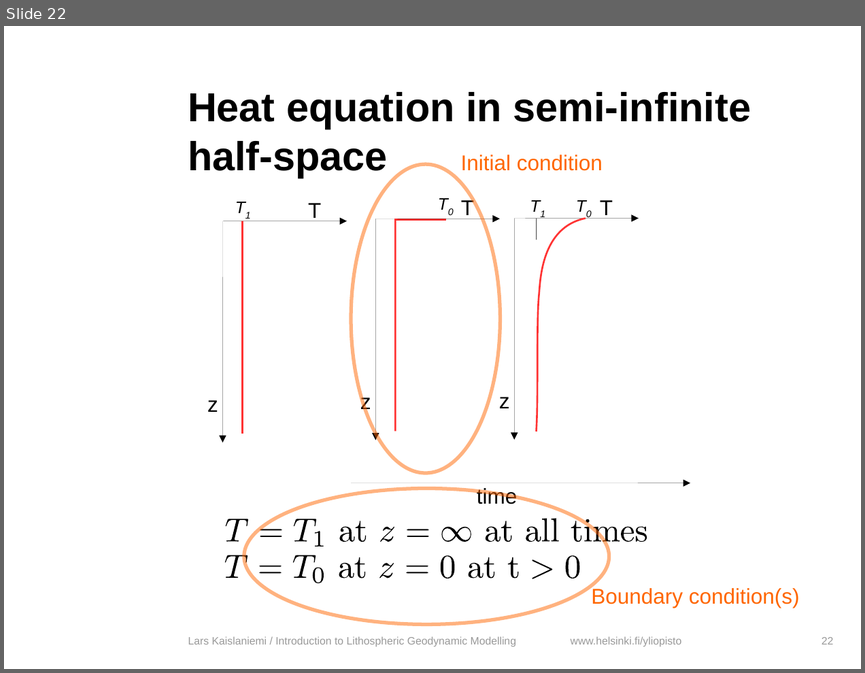
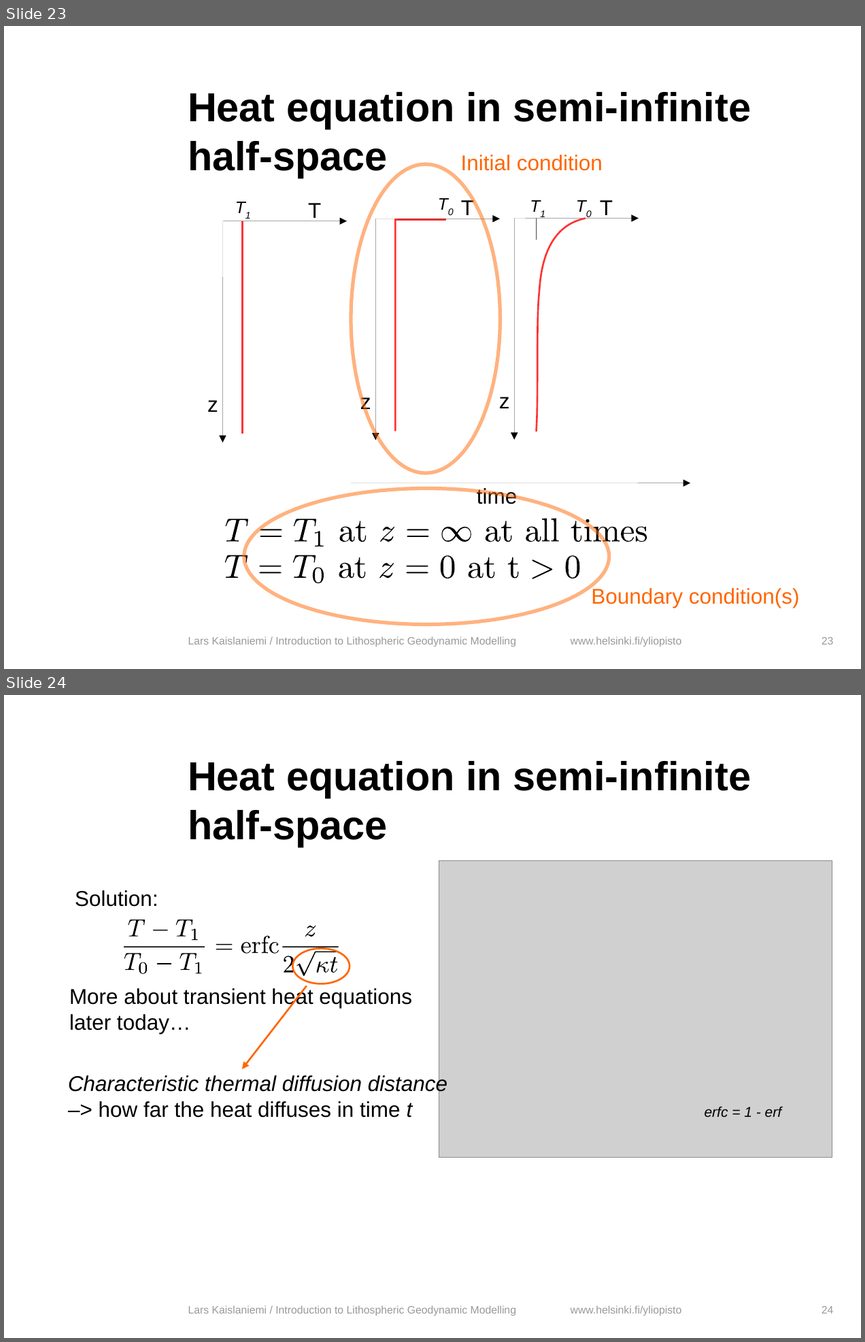
Before and after one commit to HUGG/NGWM2016-modelling-course, a slide deck: Lessons/03-Analytical-solutions-heat-transfer/heat_transfer_analytical.odp. Shown one above the other, each under a label of ours: slide 22 before the commit, slides 23 and 24 after it. The pictures are 865x673 and 865x1342 pixels, drawn with LibreOffice and Linux fonts; fonts in the diff are those of the drawing; grey boxes stand for pictures; background and template pictures are left out. Boxes give left, top, right and bottom in pixels: in the first picture for what was removed or moved away, otherwise in the second. Text is boxed around its words. In the diff, an @@ line names an element or a change of style, - is before the commit and + after.

```diff
--- a/Lessons/03-Analytical-solutions-heat-transfer/heat_transfer_analytical.odp
+++ b/Lessons/03-Analytical-solutions-heat-transfer/heat_transfer_analytical.odp
@@ slide 24 added at (4, 695, 861, 1338), background #FFFFFF; not listed: 1 template element that a slide beside it also shows @@
@@ title added at (188, 761, 751, 846), 34 pt, text #000000, bold @@
+Heat equation in semi-infinite half-space
@@ picture added at (439, 861, 832, 1157) @@
@@ text added at (75, 890, 158, 906), 18 pt, text #000000 @@
+Solution:
@@ ellipse added at (293, 949, 349, 984), outline #FF6600 1.5 pt @@
@@ group added at (124, 919, 339, 976): 23 freeform shapes @@
@@ text added at (69, 987, 412, 1034), 18 pt, text #000000 @@
+More about transient heat equations
+later today…
@@ arrow added from (307, 985) to (242, 1068), #FF6600 1.5 pt @@
@@ text added at (68, 1074, 447, 1117), 18 pt, text #000000, italic @@
+Characteristic thermal diffusion distance
+–> how far the heat diffuses in time t
@@ text added at (704, 1106, 781, 1117), 12 pt, text #000000, italic @@
+erfc = 1 - erf
@@ text added at (188, 1305, 516, 1315), 9 pt, text #999999 @@
+Lars Kaislaniemi / Introduction to Lithospheric Geodynamic Modelling
@@ page number added at (821, 1306, 834, 1313), 9 pt, text #999999 @@
+24
@@ what was slide 22 is now slide 23 @@
@@ page number at (821, 637, 834, 644): text changed @@
-22
+23
```
Also in this commit, not shown: 14 slides changed, 7 other slides added, 3 other files.
